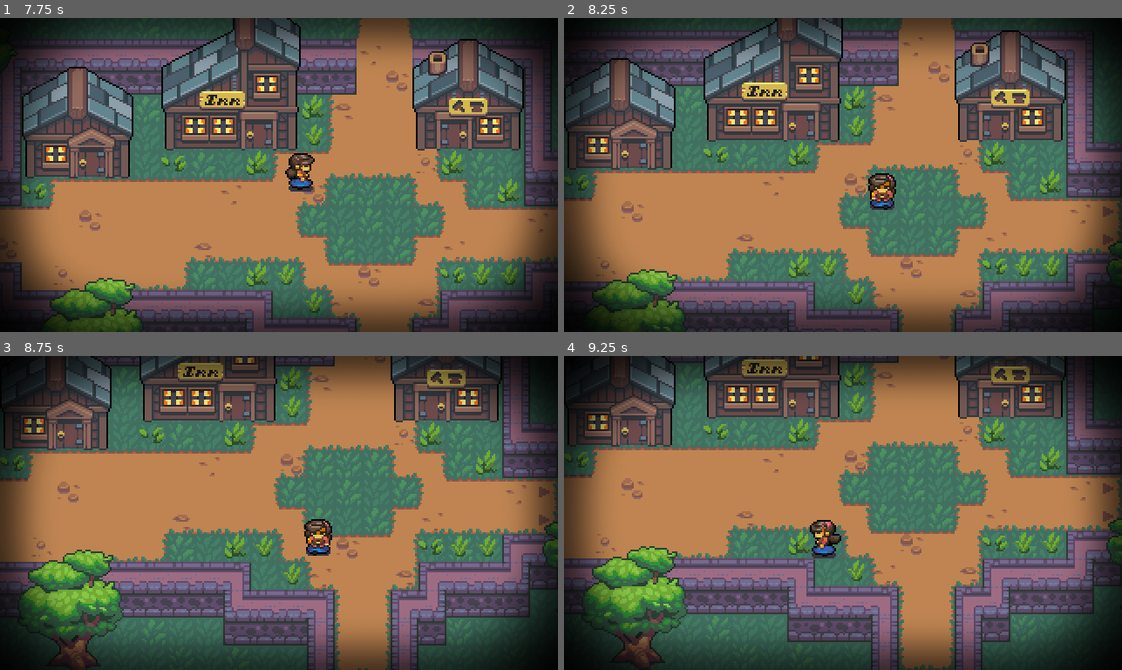
Above: before the commit, frames 1-4 (two rows, left to right).
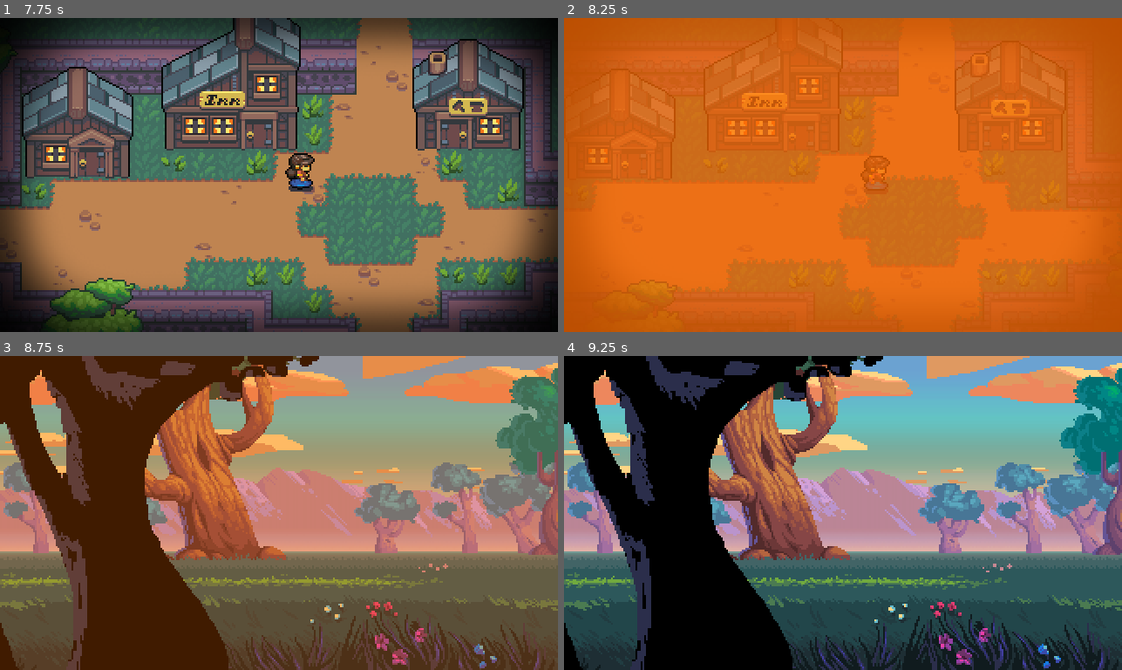
Above: after the commit, the same moments.

Repository: IcefoxCross/RPG_Udemy_GMS2GODOT
Game: Godot game, scene res://MainScenes/Main.tscn
The game is run twice, just before and just after one commit, with the same random seed, the same clock (stepped at 60 frames per second) and the same inputs. The project has no main scene, so this scene is started directly.
Inputs:
- Up to frame 1 (7.75 s): tap Enter at 0.5, 5 s; hold Right (move_right) 0.53-1.28 s; hold Down (move_down) 1.28-2.03 s; tap Space at 2 s; hold Right (move_right) 2.03-2.78 s; hold Up (move_up) 2.78-3.53 s; hold Left (move_left) 3.53-5.03 s; hold Down (move_down) 5.03-5.78 s; hold Right (move_right) 5.78-6.53 s; hold Up (move_up) 6.53-7.28 s; hold Right (move_right) from 7.28 s (still down)
- Up to frame 2 (8.25 s): release Right (move_right) at 8.03 s; hold Down (move_down) from 8.03 s (still down)
- Up to frame 3 (8.75 s): keep holding Down (move_down)
- Up to frame 4 (9.25 s): release Down (move_down) at 8.78 s; hold Left (move_left) from 8.78 s (still down)

Frame 1 is identical in both runs. In frame 2, 100% of the frame differs, in the area x 0-100%, y 0-100%; in frame 3, 99%; in frame 4, 93%.

Commit message:
section 8/class 25

Diff:
--- a/MainScenes/Battle.tscn
+++ b/MainScenes/Battle.tscn
@@ -16,6 +16,10 @@
 [node name="ParallaxBackground" type="ParallaxBackground" parent="."]
 
 [node name="ParallaxLayer" type="ParallaxLayer" parent="ParallaxBackground"]
+editor/display_folded = true
+__meta__ = {
+"_edit_lock_": true
+}
 
 [node name="b_sky" type="Sprite" parent="ParallaxBackground/ParallaxLayer"]
 texture = ExtResource( 2 )
@@ -52,14 +56,14 @@
 region_rect = Rect2( 0, 120, 640, 60 )
 
 [node name="b_grass_front" type="Sprite" parent="ParallaxBackground/ParallaxLayer"]
-position = Vector2( 0, 129 )
+position = Vector2( 0, 137 )
 texture = ExtResource( 7 )
 centered = false
 region_enabled = true
 region_rect = Rect2( 0, 137, 640, 43 )
 
 [node name="b_grass_foreground" type="Sprite" parent="ParallaxBackground/ParallaxLayer"]
-position = Vector2( 0, 144 )
+position = Vector2( 0, 147 )
 texture = ExtResource( 8 )
 centered = false
 region_enabled = true
@@ -72,4 +76,5 @@
 region_rect = Rect2( 0, 0, 320, 180 )
 
 [node name="Camera2D" type="Camera2D" parent="."]
-position = Vector2( 160, 96 )
+position = Vector2( 272, 90 )
+current = true
--- a/MainScenes/LastEncounter.gd
+++ b/MainScenes/LastEncounter.gd
@@ -1,4 +1,4 @@
-extends Node
+extends Node2D
 
 var distance
 
--- a/MainScenes/LastEncounter.tscn
+++ b/MainScenes/LastEncounter.tscn
@@ -2,5 +2,5 @@
 
 [ext_resource path="res://MainScenes/LastEncounter.gd" type="Script" id=1]
 
-[node name="LastEncounter" type="Node"]
+[node name="LastEncounter" type="Node2D"]
 script = ExtResource( 1 )
--- a/MainScenes/Main.gd
+++ b/MainScenes/Main.gd
@@ -2,6 +2,7 @@
 
 onready var player = $Common/Elizabeth
 onready var gui = $Common/GUI
+onready var randenc = $Common/RandomEncounters
 
 const FADE = preload("res://UI/FadeTransition.tscn")
 const BATTLE = preload("res://UI/BattleTransition.tscn")
@@ -14,6 +15,18 @@
 		current_room = room
 		room.init(player)
 		room.connect("change_room", self, "_change_room")
+	player.connect("encounter", self, "encounter")
+
+func encounter():
+	if player == null or randenc == null:
+		return
+	if randenc.on and not get_tree().current_scene.has_node("/BattleTransition"):
+		player.state = "wait_state"
+	var fade = BATTLE.instance()
+	get_tree().current_scene.add_child(fade)
+	fade.fade(1)
+	yield(fade, "fade_done")
+	get_tree().change_scene("res://MainScenes/Battle.tscn")
 
 func _change_room(target_room):
 	call_deferred("_change_room_deferred", target_room)
--- a/Player/Elizabeth.gd
+++ b/Player/Elizabeth.gd
@@ -1,6 +1,10 @@
 extends KinematicBody2D
 
 export (float) var move_speed = 100.0
+
+const LASTE = preload("res://MainScenes/LastEncounter.tscn")
+
+signal encounter
 
 onready var anim = $AnimationPlayer
 onready var camera = $Camera2D
@@ -8,9 +12,10 @@
 var motion = Vector2()
 var spritedir = "down"
 var state = "move_state"
+var last_encounter
 
 func _ready():
-	pass
+	last_encounter = null
 
 func start(pos):
 	set_physics_process(true)
@@ -19,6 +24,7 @@
 	position = pos
 	yield(get_tree().create_timer(0.1),"timeout")
 	camera.smoothing_enabled = true
+	last_encounter = null
 
 func stop():
 	set_physics_process(false)
@@ -59,3 +65,15 @@
 	get_input()
 	spritedir_loop()
 	motion = move_and_slide(motion.normalized() * move_speed)
+
+	if last_encounter == null:
+		last_encounter = LASTE.instance()
+		add_child(last_encounter)
+		last_encounter.position = position
+		last_encounter.distance = rand_range(32, (camera.limit_right - camera.limit_left)/2)
+	else:
+		if position.distance_to(last_encounter.position) >= last_encounter.distance:
+			emit_signal("encounter")
+
+func wait_state():
+	stop()
--- a/UI/BattleTransition.tscn
+++ b/UI/BattleTransition.tscn
@@ -5,7 +5,7 @@
 
 [node name="BattleTransition" instance=ExtResource( 1 )]
 script = ExtResource( 2 )
-duration = 1.0
+duration = 0.5
 
 [node name="ColorRect" parent="Control" index="0"]
 color = Color( 0.992157, 0.415686, 0.00784314, 1 )
